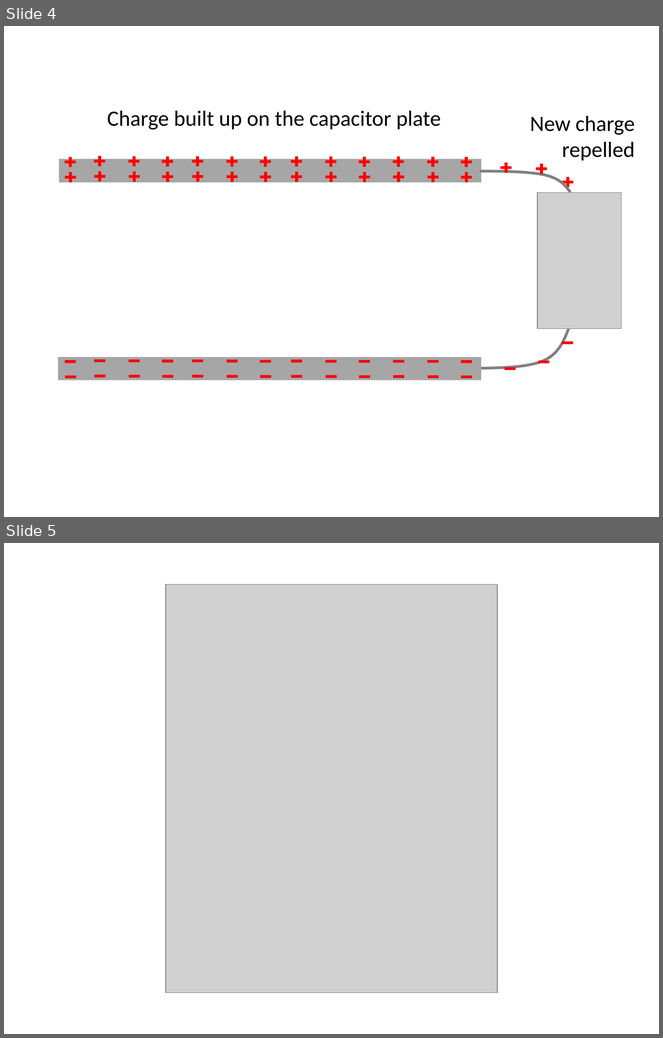
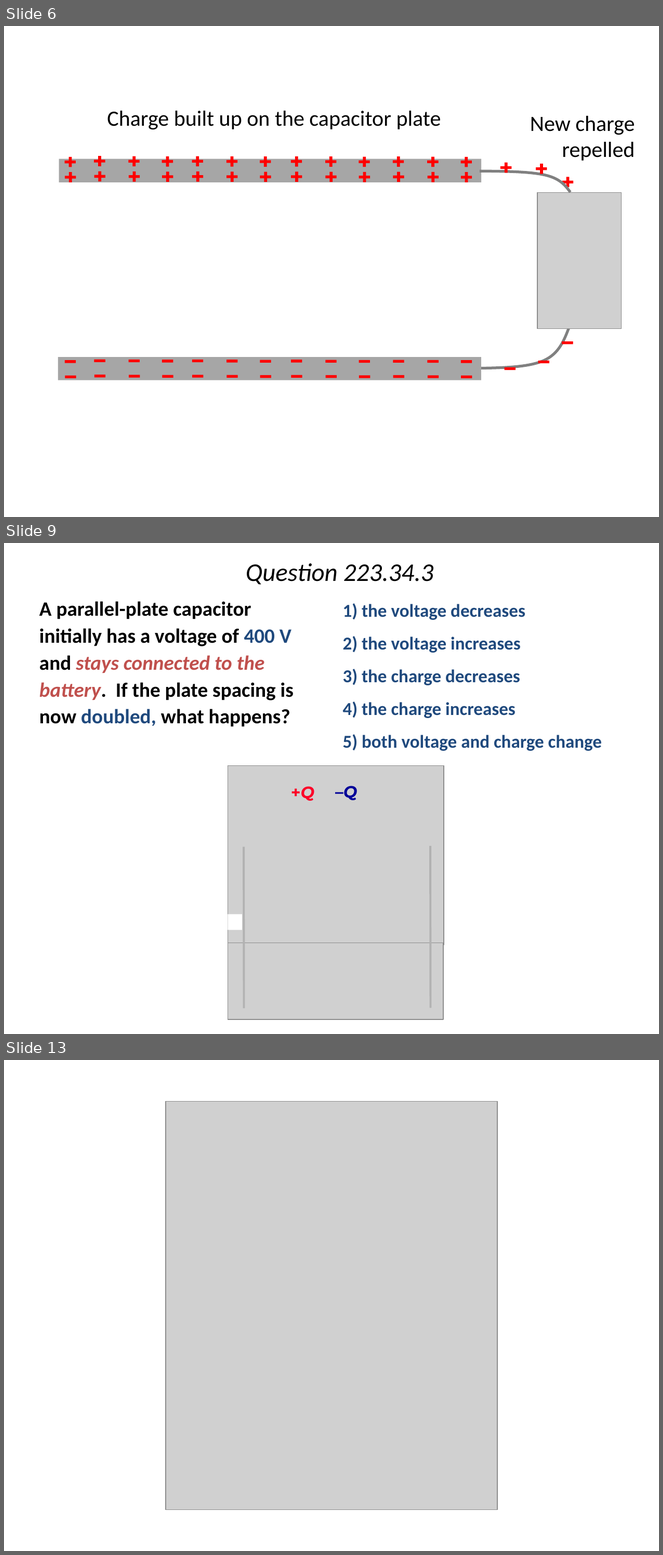
Before and after one commit to rtlines/PH223-Engineering-Physics, a slide deck: Slides/PH223_Lecture_34.pptx. Shown one above the other, each under a label of ours: slides 4 and 5 before the commit, slides 6, 9 and 13 after it; the slides between them are not shown. The pictures are 663x1038 and 663x1555 pixels, drawn with LibreOffice and Linux fonts; fonts in the diff are those of the drawing; grey boxes stand for pictures. Boxes give left, top, right and bottom in pixels: in the first picture for what was removed or moved away, otherwise in the second. Text is boxed around its words. In the diff, an @@ line names an element or a change of style, - is before the commit and + after.

```diff
--- a/Slides/PH223_Lecture_34.pptx
+++ b/Slides/PH223_Lecture_34.pptx
@@ slide 9 added at <box>4,543,659,1034</box>, background #FFFFFF @@
@@ title added at <box>246,563,434,585</box>, 28 pt, text #000000, italic @@
+Question 223.34.3
@@ text added at <box>39,601,294,727</box>, 22.4 pt, text #000000, bold @@
+A parallel-plate capacitor initially has a voltage of 400 V and stays connected to the battery. If the plate spacing is now doubled, what happens?
@@ text added at <box>343,603,602,751</box>, 20 pt, text #1F497D, bold @@
+1) the voltage decreases
+2) the voltage increases
+3) the charge decreases
+4) the charge increases
+5) both voltage and charge change
@@ group added at <box>228,766,444,1034</box>: 2 ellipses, 2 pictures, 2 lines, 2 texts, 1 rectangle @@
++Q
+–Q
@@ what was slide 4 is now slide 6 @@
@@ what was slide 5 is now slide 13 @@
```
Also in this commit, not shown: 18 other slides added, 14 other files.
